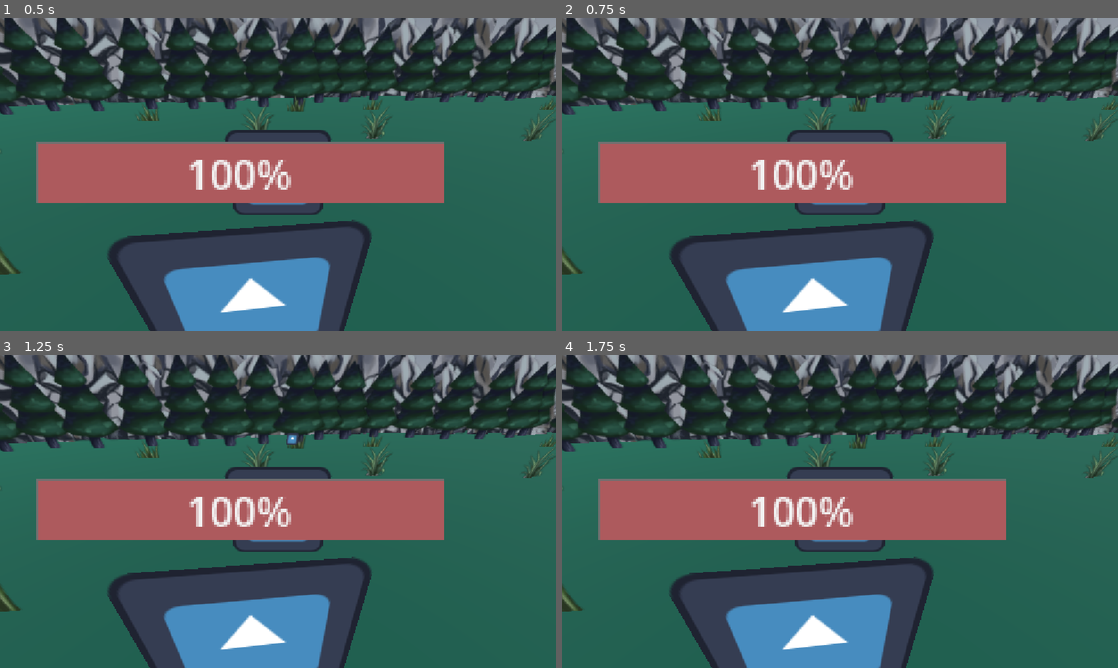
Above: before the commit, frames 1-4 (two rows, left to right).
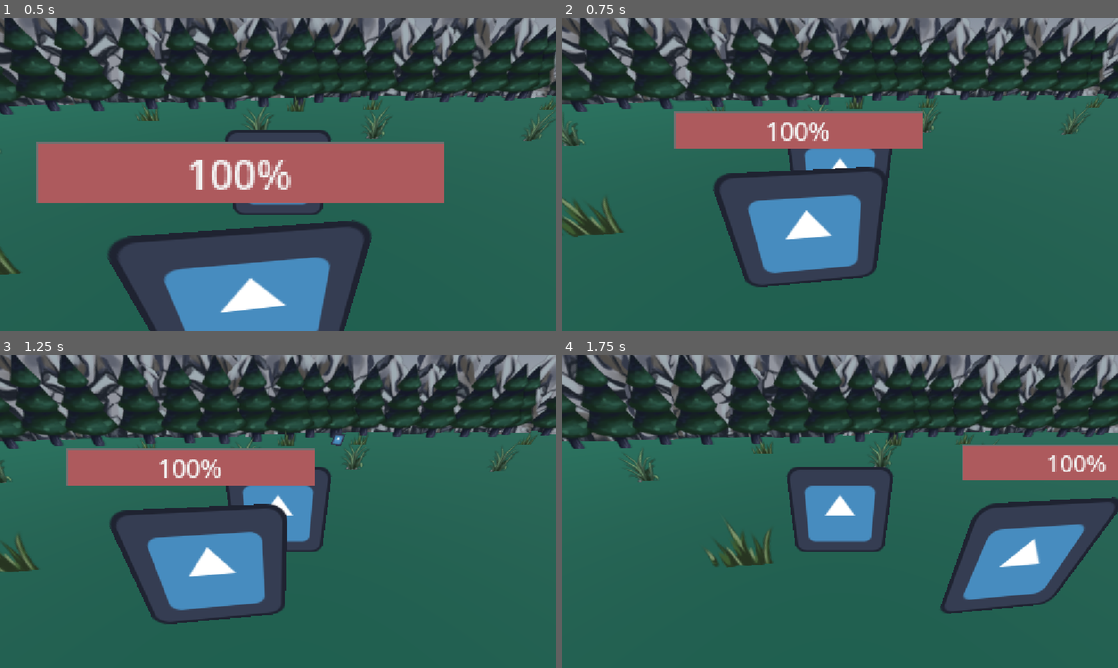
Above: after the commit, the same moments.

Repository: Golczewa/RacoonQuest
Game: Godot game, scene res://scenes/map/room_boss.tscn
Same seed, same stepped clock (60 frames per second), same inputs: the game is played once before the commit and once after it. This scene is started directly instead of the project's main scene. The engine's default icon, where the game draws it, is replaced by a stand-in: a white triangle on a blue panel in a dark square.
Inputs:
- Up to frame 1 (0.5 s): no input
- Up to frame 2 (0.75 s): tap Enter (ui_accept) at 0.5 s; hold D (move_right) from 0.53 s (still down)
- Up to frame 3 (1.25 s): keep holding D (move_right); tap Enter (ui_accept) at 0.77 s
- Up to frame 4 (1.75 s): release D (move_right) at 1.28 s; hold S (move_down) from 1.28 s (still down); tap Enter (ui_accept) at 1.52 s

Frame 1 is identical in both runs. In frame 2, 45% of the frame differs, in the area x 0-100%, y 0-100%; in frame 3, 46%; in frame 4, 52%.

Commit message:
ggffgfg

Diff:
--- a/scenes/player_test.tscn
+++ b/scenes/player_test.tscn
@@ -24,6 +24,8 @@
 [node name="player_test" type="Node3D" unique_id=814435315 groups=["Player"]]
 
 [node name="Player" type="CharacterBody3D" parent="." unique_id=2049023108]
+collision_layer = 3
+collision_mask = 3
 script = ExtResource("1_fdpfy")
 
 [node name="CollisionShape3D" type="CollisionShape3D" parent="Player" unique_id=1788172848]
--- a/scripts/character_body_3d.gd
+++ b/scripts/character_body_3d.gd
@@ -12,7 +12,7 @@
 
 	# Get the input direction and handle the movement/deceleration.
 	# As good practice, you should replace UI actions with custom gameplay actions.
-	var input_dir := Input.get_vector("left", "right", "up", "down")
+	var input_dir := Input.get_vector("move_left", "move_right", "move_up", "move_down")
 	var direction := (transform.basis * Vector3(input_dir.x, 0, input_dir.y)).normalized()
 	if direction:
 		velocity.x = direction.x * SPEED
